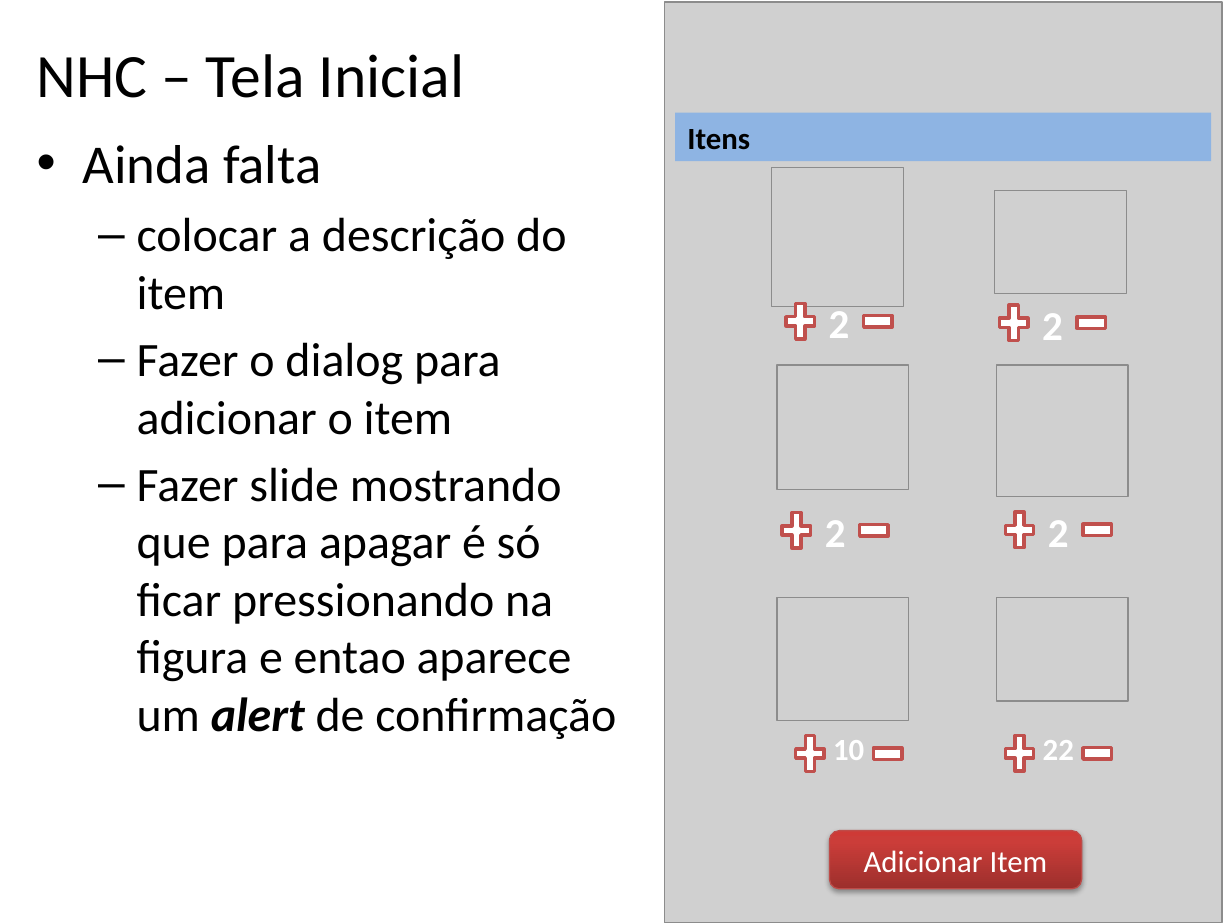
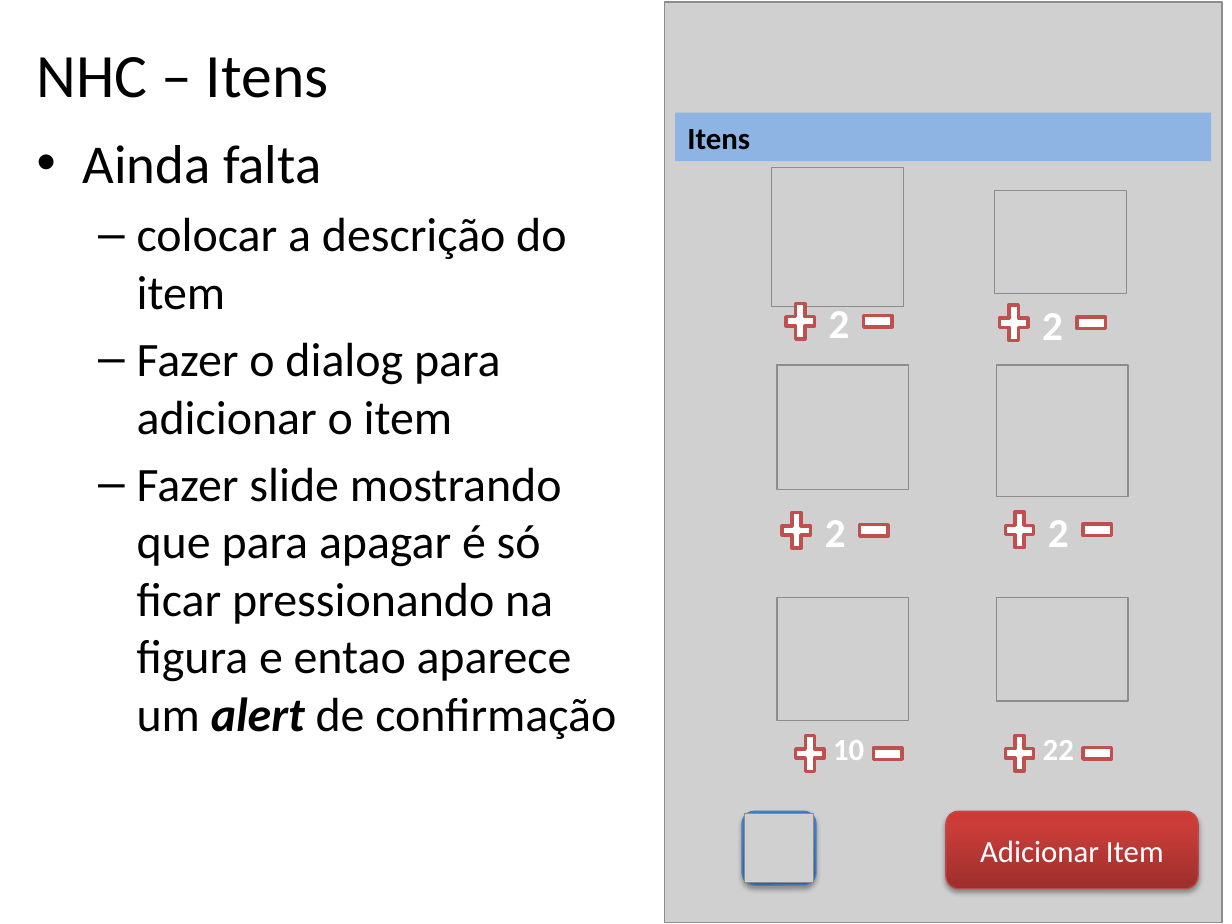
Before and after one commit to betito/proj-beto-rara, a slide deck: slide 3 of ButecoCalc/Calculadora de Buteco - V2.0.pptx. Drawn at 1232x924 pixels with LibreOffice and Linux fonts; fonts in the diff are those of the drawing; grey boxes stand for pictures. Boxes give left, top, right and bottom in pixels: in the first picture for what was removed or moved away, otherwise in the second. Text is boxed around its words. In the diff, an @@ line names an element or a change of style, - is before the commit and + after.

```diff
--- a/ButecoCalc/Calculadora de Buteco - V2.0.pptx
+++ b/ButecoCalc/Calculadora de Buteco - V2.0.pptx
@@ title at <box>37,57,328,98</box>: text changed @@
-NHC – Tela Inicial
+NHC – Itens
@@ rounded rectangle added at <box>742,811,816,885</box>, fill gradient #2F5F99 to #3D7CC7 to #3A7CCB, outline #4B7EBC 0.75 pt @@
@@ picture added at <box>744,813,813,882</box> @@
@@ rounded rectangle "Adicionar Item": place and size @@
-rounded rectangle "Adicionar Item" at <box>829,830,1082,888</box>
+rounded rectangle "Adicionar Item" at <box>946,811,1199,888</box>
```
Also in this commit, not shown: 2 other slides changed.
